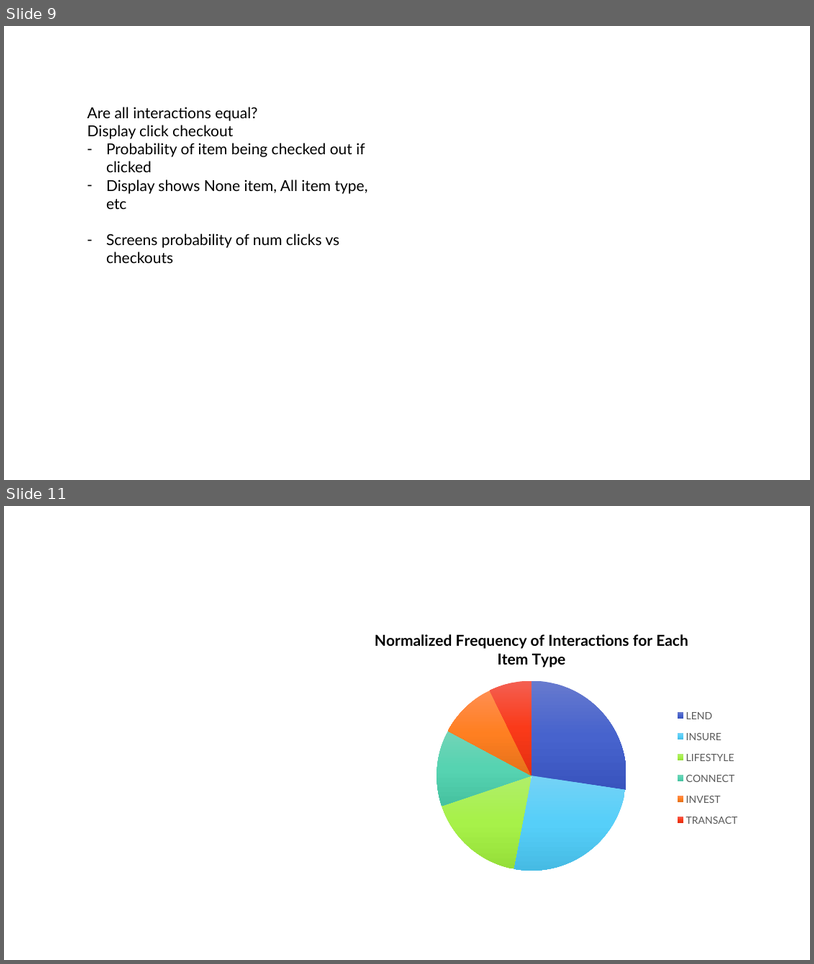
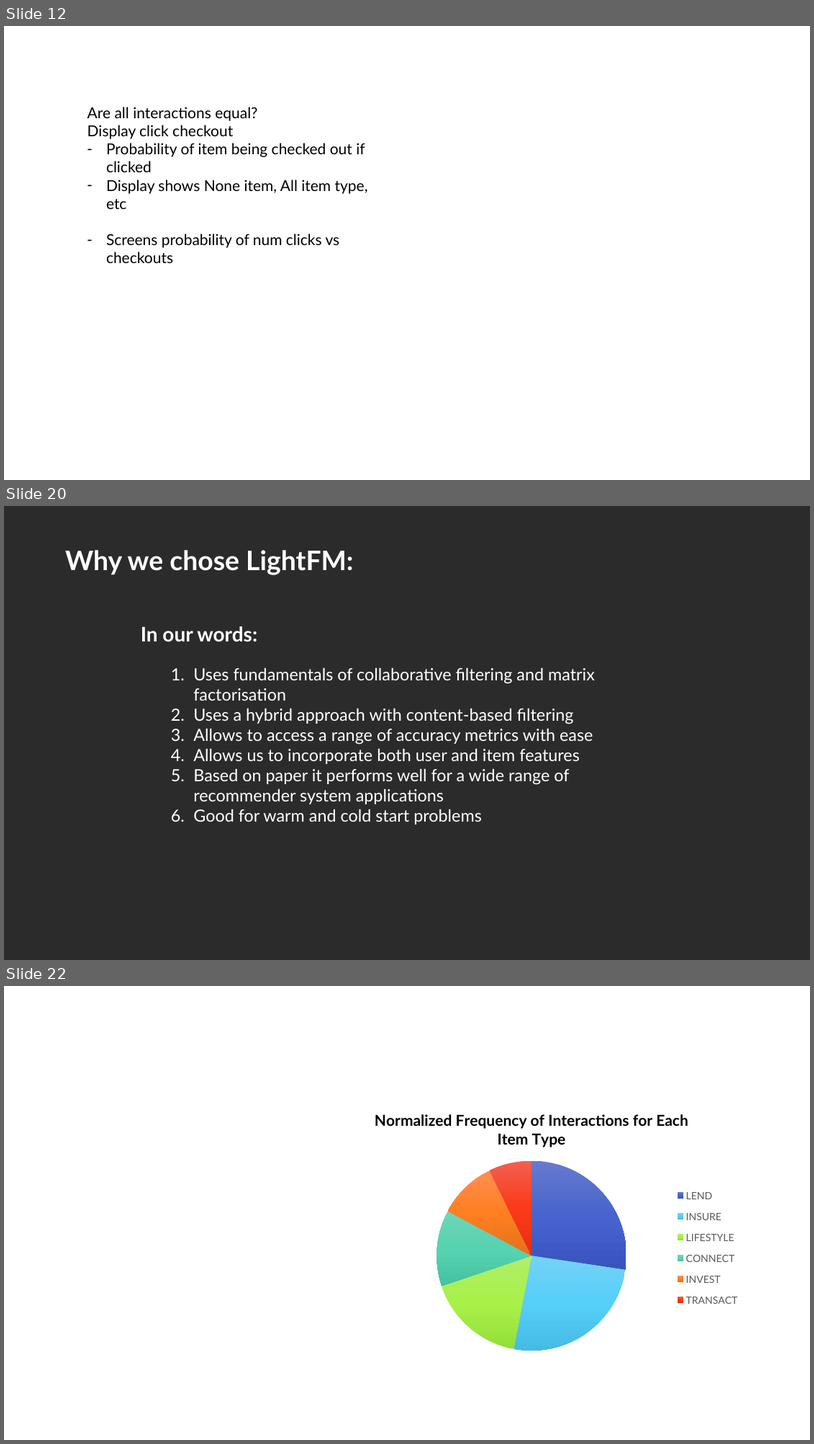
Before and after one commit to lizesteyn/FNBdataquest, a slide deck: Presentation1.pptx. Shown one above the other, each under a label of ours: slides 9 and 11 before the commit, slides 12, 20 and 22 after it; the slides between them are not shown. The pictures are 814x964 and 814x1444 pixels, drawn with LibreOffice and Linux fonts; fonts in the diff are those of the drawing; background and template pictures are left out; a plain dark background stands for a picture behind light text. Boxes give left, top, right and bottom in pixels: in the first picture for what was removed or moved away, otherwise in the second. Text is boxed around its words. In the diff, an @@ line names an element or a change of style, - is before the commit and + after.

Commit message:
presentation lightFM

```diff
--- a/Presentation1.pptx
+++ b/Presentation1.pptx
@@ slide 20 added at (4,506,810,960), background picture (left out) @@
@@ text added at (65,550,353,575), 32 pt, text #FFFFFF, bold @@
+Why we chose LightFM:
@@ text added at (141,626,595,824), 20 pt, text #FFFFFF @@
+In our words:
+  1. Uses fundamentals of collaborative filtering and matrix factorisation
+  2. Uses a hybrid approach with content-based filtering
+  3. Allows to access a range of accuracy metrics with ease
+  4. Allows us to incorporate both user and item features
+  5. Based on paper it performs well for a wide range of recommender system applications
+  6. Good for warm and cold start problems
@@ what was slide 9 is now slide 12 @@
@@ what was slide 11 is now slide 22 @@
```
Also in this commit, not shown: 7 slides changed, 12 other slides added, 4 slides removed, 3 other files.
